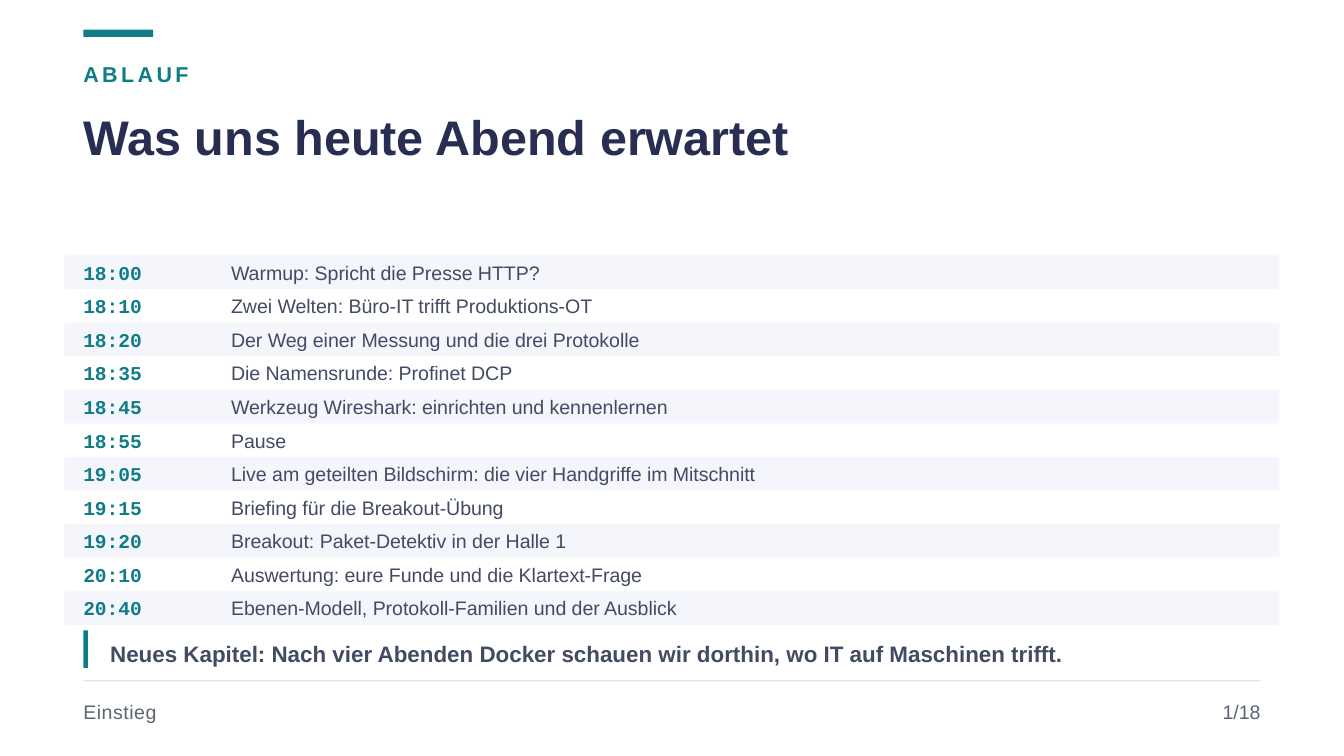
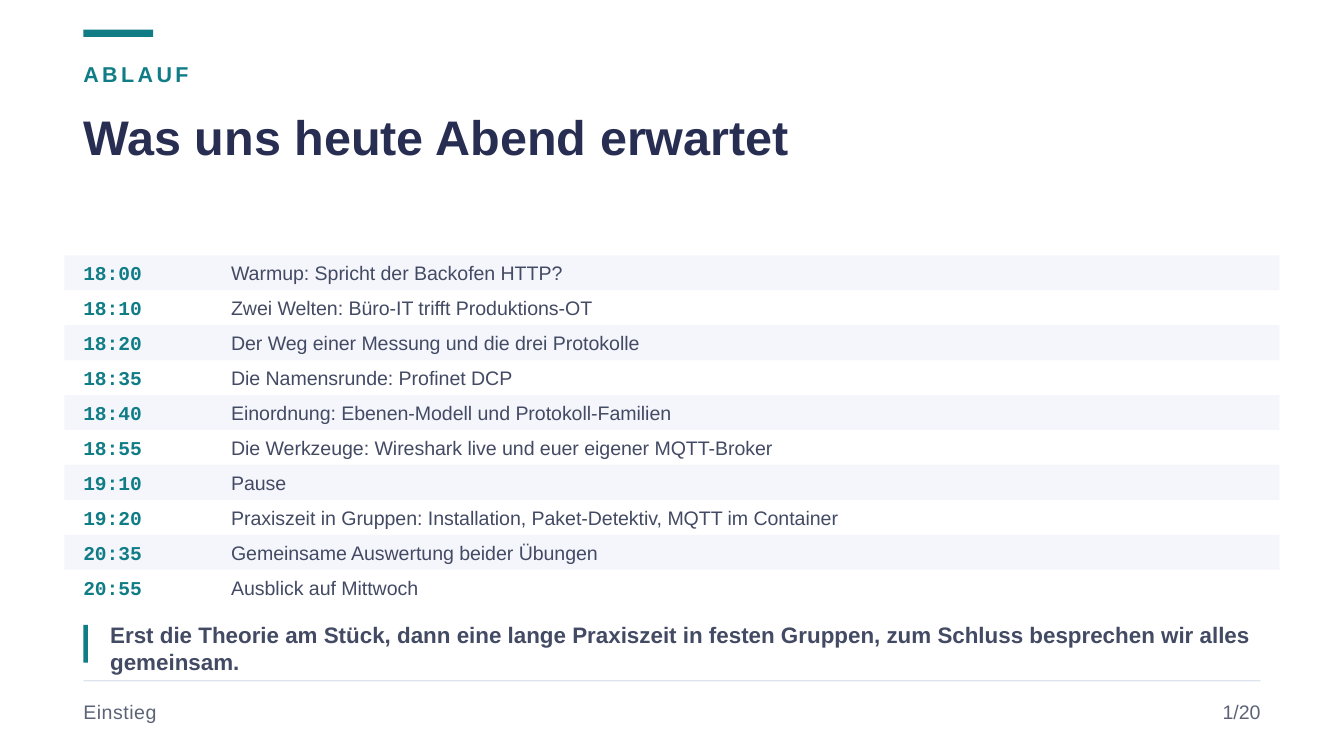
Before and after one commit to JacobMenge/kurs-unterlagen, a slide deck: slide 2 of folien/09-industrie-iot.pptx. Drawn at 1344x756 pixels with LibreOffice and Linux fonts; fonts in the diff are those of the drawing. Boxes give left, top, right and bottom in pixels: in the first picture for what was removed or moved away, otherwise in the second. Text is boxed around its words. In the diff, an @@ line names an element or a change of style, - is before the commit and + after.

```diff
--- a/folien/09-industrie-iot.pptx
+++ b/folien/09-industrie-iot.pptx
@@ text at (231,266,563,284): text changed @@
-Warmup: Spricht die Presse HTTP?
+Warmup: Spricht der Backofen HTTP?
@@ rectangle: place and size @@
-rectangle at (65,323,1279,356)
+rectangle at (65,325,1279,360)
@@ 3 texts, 1 rectangle: place and size @@
-3 texts, 1 rectangle at (65,366,1279,449)
+3 texts, 1 rectangle at (65,371,1279,456)
@@ text at (83,407,141,421): text changed @@
-18:45
+18:40
@@ text at (231,406,672,424): text changed @@
-Ebenen-Modell, Protokoll-Familien und der Ausblick
+Einordnung: Ebenen-Modell und Protokoll-Familien
@@ text at (231,441,773,459): text changed @@
-Werkzeug Wireshark: einrichten und kennenlernen
+Die Werkzeuge: Wireshark live und euer eigener MQTT-Broker
@@ rectangle: place and size @@
-rectangle at (65,457,1279,491)
+rectangle at (65,465,1279,500)
@@ text at (83,477,141,490): text changed @@
-19:05
+19:10
@@ text "Pause": place and size @@
-text "Pause" at (231,434,286,448)
+text "Pause" at (231,476,286,490)
@@ text removed at (231,467,755,485) @@
-Live am geteilten Bildschirm: die vier Handgriffe im Mitschnitt
@@ text "19:20": place and size @@
-text "19:20" at (83,535,141,548)
+text "19:20" at (83,512,141,526)
@@ text removed at (83,502,141,516) @@
-19:15
@@ text removed at (231,499,504,519) @@
-Briefing für die Breakout-Übung
@@ rectangle: place and size @@
-rectangle at (65,524,1279,558)
+rectangle at (65,535,1279,570)
@@ text at (231,511,838,529): text changed @@
-Breakout: Paket-Detektiv in der Halle 1
+Praxiszeit in Gruppen: Installation, Paket-Detektiv, MQTT im Container
@@ text at (83,547,141,561): text changed @@
-20:40
+20:35
@@ text removed at (231,568,642,586) @@
-Auswertung: eure Funde und die Klartext-Frage
@@ text added at (231,544,598,564), 10.5 pt, text #434A63 @@
+Gemeinsame Auswertung beider Übungen
@@ rectangle removed at (65,591,1279,625) @@
@@ text at (83,582,141,596): text changed @@
-20:10
+20:55
@@ text added at (231,581,418,595), 10.5 pt, text #434A63 @@
+Ausblick auf Mittwoch
@@ rectangle: place and size @@
-rectangle at (83,630,89,668)
+rectangle at (83,625,89,663)
@@ text added at (110,626,1250,675), 12 pt, text #434A63, bold @@
+Erst die Theorie am Stück, dann eine lange Praxiszeit in festen Gruppen, zum Schluss besprechen wir alles gemeinsam.
@@ text removed at (110,645,1062,667) @@
-Neues Kapitel: Nach vier Abenden Docker schauen wir dorthin, wo IT auf Maschinen trifft.
@@ text at (1223,705,1261,719): text changed @@
-1/18
+1/20
```
Also in this commit, not shown: 19 other slides changed, 4 slides added, 1 slide removed, 7 other files.
